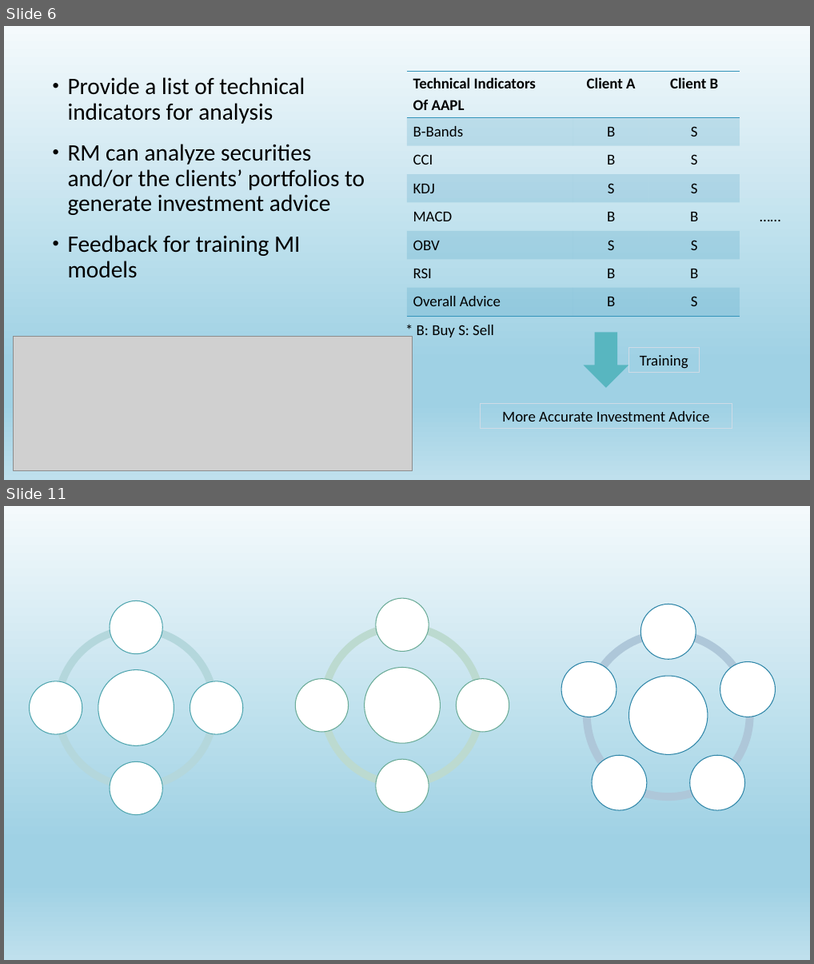
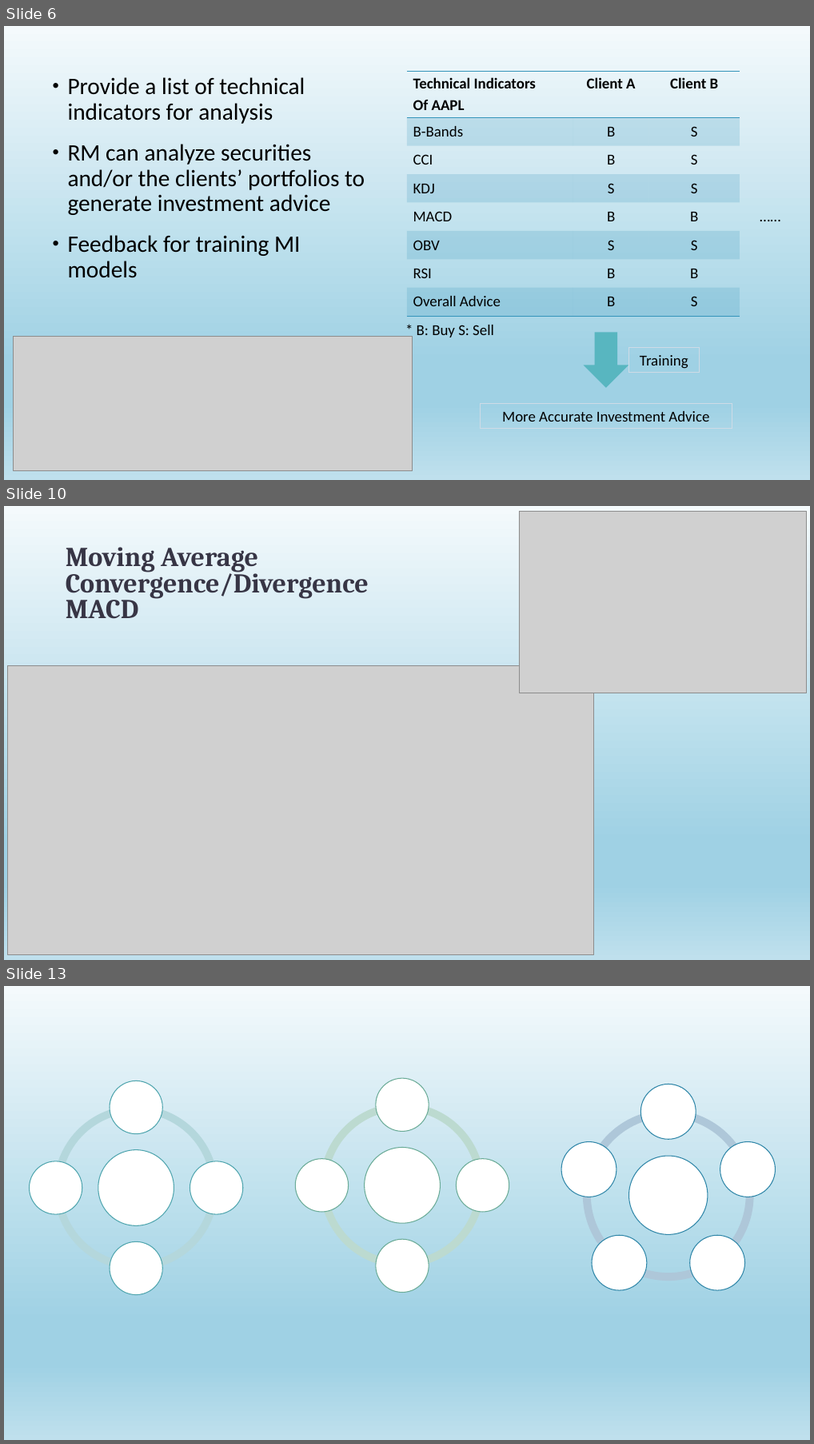
Before and after one commit to JaySiu/Investment-Information-Feed-System, a slide deck: doc/Project Idea Introdution.pptx. Shown one above the other, each under a label of ours: slides 6 and 11 before the commit, slides 6, 10 and 13 after it; the slides between them are not shown. The pictures are 814x964 and 814x1444 pixels, drawn with LibreOffice and Linux fonts; fonts in the diff are those of the drawing; grey boxes stand for pictures. Boxes give left, top, right and bottom in pixels: in the first picture for what was removed or moved away, otherwise in the second. Text is boxed around its words. In the diff, an @@ line names an element or a change of style, - is before the commit and + after.

```diff
--- a/doc/Project Idea Introdution.pptx
+++ b/doc/Project Idea Introdution.pptx
@@ slide 10 added at <box>4,506,810,960</box>, background gradient #F5F8FA to #EBF1F5 to #CEDBE6; not listed: 1 template element that a slide beside it also shows @@
@@ picture added at <box>519,511,806,692</box> @@
@@ title added at <box>66,547,369,619</box>, 32.4 pt, text #373545, bold @@
+Moving Average Convergence/Divergence
+MACD
@@ picture added at <box>8,666,594,955</box> @@
@@ what was slide 11 is now slide 13 @@
```
Also in this commit, not shown: 1 slide changed, 4 other slides added, 3 slides removed, 9 other files.
